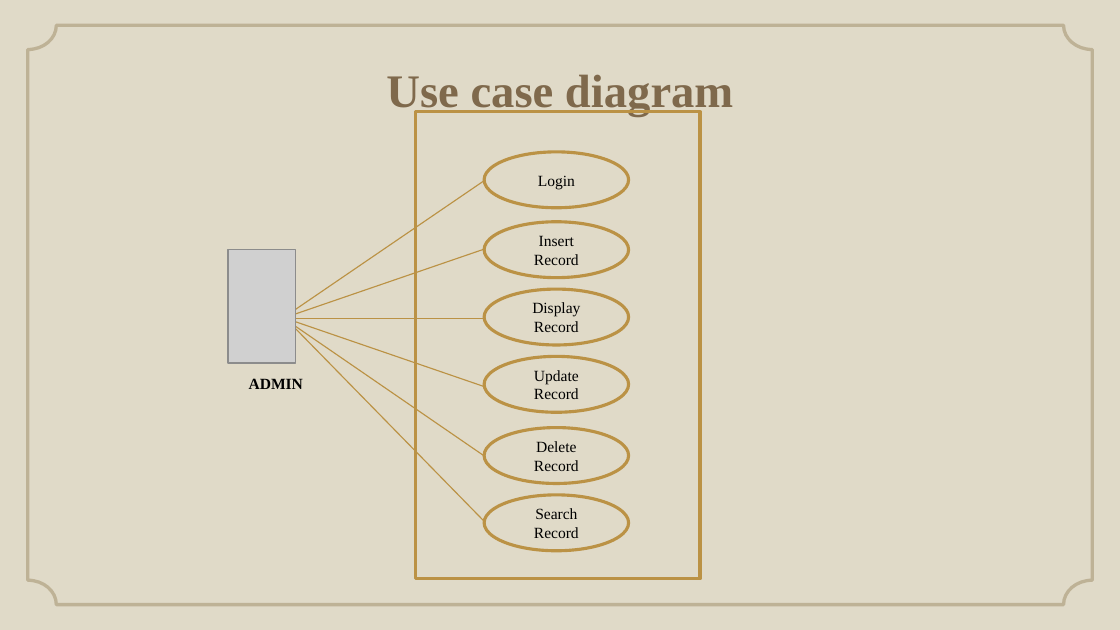
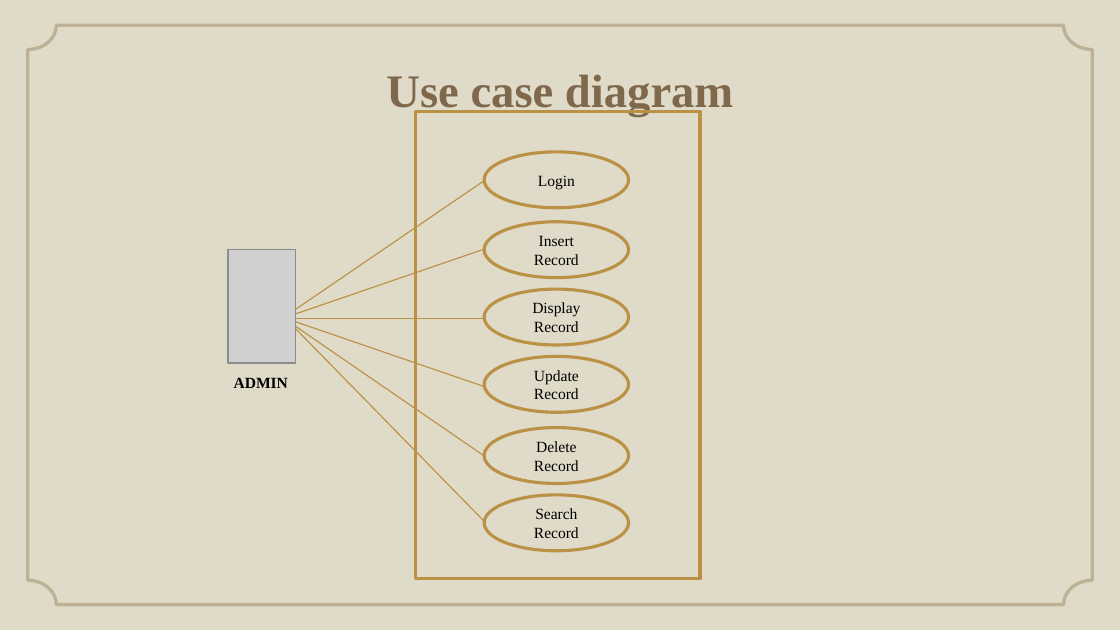
Before and after one commit to Andipstha/theFusion-Project-I, a slide deck: slide 9 of Documentation/LBMS_Presentation_2.pptx (slide 10 before the commit). Drawn at 1120x630 pixels with LibreOffice and Linux fonts; fonts in the diff are those of the drawing; grey boxes stand for pictures; background and template pictures are left out. Boxes give left, top, right and bottom in pixels: in the first picture for what was removed or moved away, otherwise in the second. Text is boxed around its words. In the diff, an @@ line names an element or a change of style, - is before the commit and + after.

```diff
--- a/Documentation/LBMS_Presentation_2.pptx
+++ b/Documentation/LBMS_Presentation_2.pptx
@@ text "ADMIN" moved from (x1=249, y1=378, x2=303, y2=389) to (x1=234, y1=377, x2=288, y2=388) @@
```
Also in this commit, not shown: 5 other slides changed, 3 slides removed, 36 other files.
